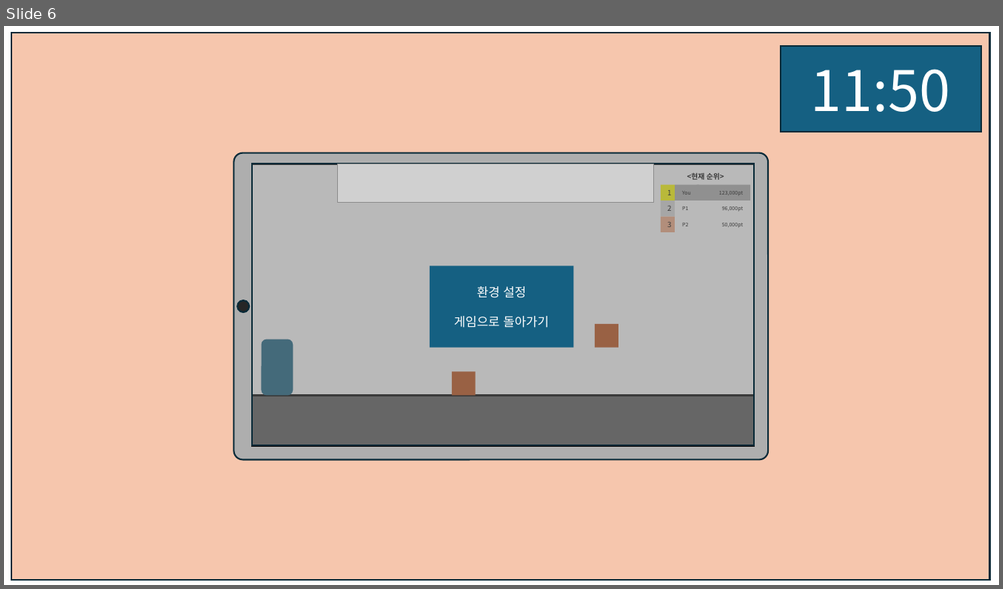
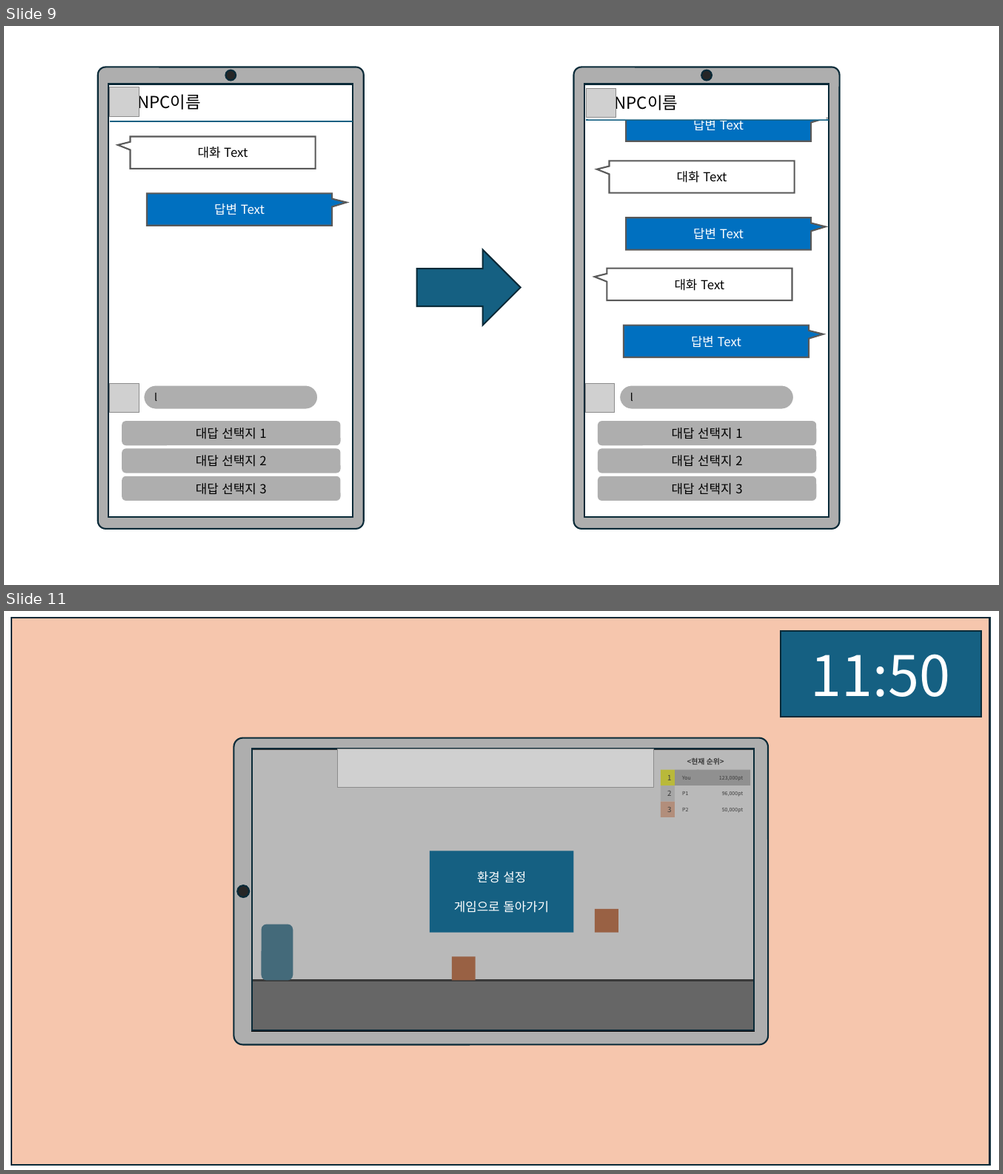
Before and after one commit to weariness00/Mandle_10Minute_Game, a slide deck: document/UI.pptx. Shown one above the other, each under a label of ours: slide 6 before the commit, slides 9 and 11 after it; the slides between them are not shown. The pictures are 1003x589 and 1003x1174 pixels, drawn with LibreOffice and Linux fonts; fonts in the diff are those of the drawing; grey boxes stand for pictures. Boxes give left, top, right and bottom in pixels: in the first picture for what was removed or moved away, otherwise in the second. Text is boxed around its words. In the diff, an @@ line names an element or a change of style, - is before the commit and + after.

```diff
--- a/document/UI.pptx
+++ b/document/UI.pptx
@@ slide 9 added at [4, 26, 999, 585], background #FFFFFF @@
@@ group added at [574, 67, 839, 529]: 5 rounded rectangles, 5 speech boxes, 2 rectangles, 2 pictures, 1 ellipse, 1 line, 1 text @@
+대화 Text
+대답 선택지 1
+대답 선택지 2
+대답 선택지 3
+l
+답변 Text
+대화 Text
+답변 Text
+답변 Text
+NPC이름
@@ group added at [98, 67, 363, 529]: 5 rounded rectangles, 2 speech boxes, 2 pictures, 1 ellipse, 1 rectangle, 1 text, 1 line @@
+NPC이름
+대화 Text
+대답 선택지 1
+대답 선택지 2
+대답 선택지 3
+l
+답변 Text
@@ right arrow added at [417, 249, 521, 325], fill #156082, outline #092A39 1.5 pt @@
@@ what was slide 6 is now slide 11 @@
```
Also in this commit, not shown: 5 other slides added, 3 other files.
